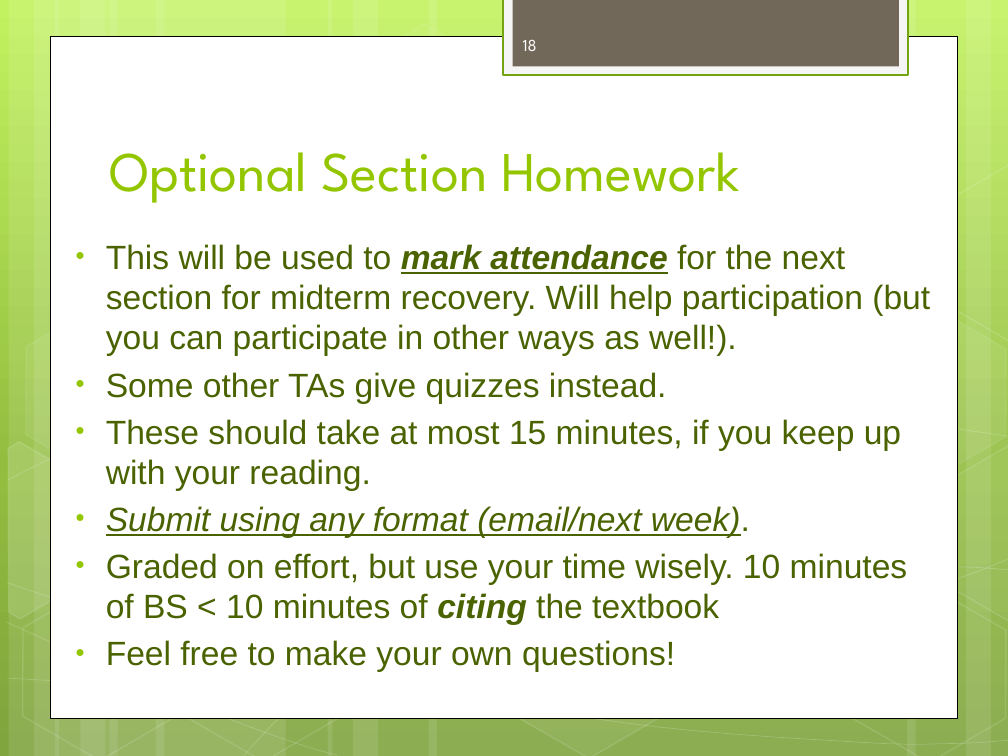
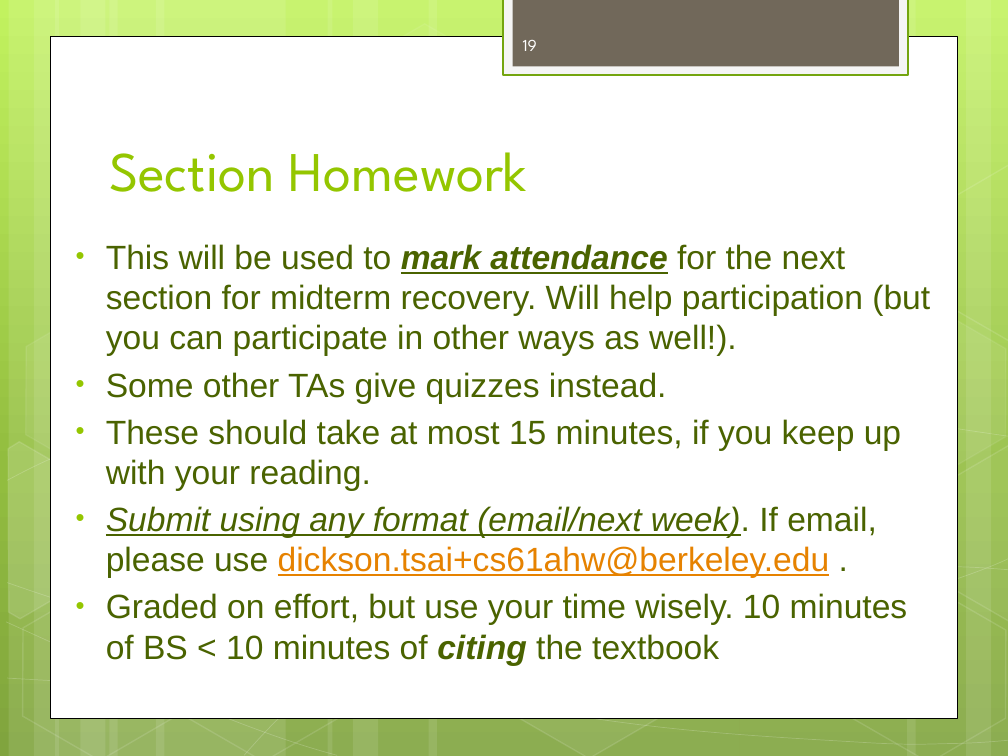
Before and after one commit to dicksontsai/dicksontsai.github.io, a slide deck: slide 19 of cs61a/discussion/disc1.pptx (slide 18 before the commit). Drawn at 1008x756 pixels with LibreOffice and Linux fonts; fonts in the diff are those of the drawing. Boxes give left, top, right and bottom in pixels: in the first picture for what was removed or moved away, otherwise in the second. Text is boxed around its words. In the diff, an @@ line names an element or a change of style, - is before the commit and + after.

```diff
--- a/cs61a/discussion/disc1.pptx
+++ b/cs61a/discussion/disc1.pptx
@@ page number at (523, 40, 537, 51): text changed @@
-18
+19
@@ title at (109, 152, 528, 192): text changed @@
-Optional Section Homework
+Section Homework
@@ text at (106, 506, 877, 578): text changed; italic off @@
-• Submit using any format (email/next week).
+• Submit using any format (email/next week). If email, please use dickson.tsai+cs61ahw@berkeley.edu .
@@ text at (106, 640, 675, 672): paragraph removed @@
-• Feel free to make your own questions!
```
Also in this commit, not shown: 2 other slides changed, 5 slides added, 6 other files.
